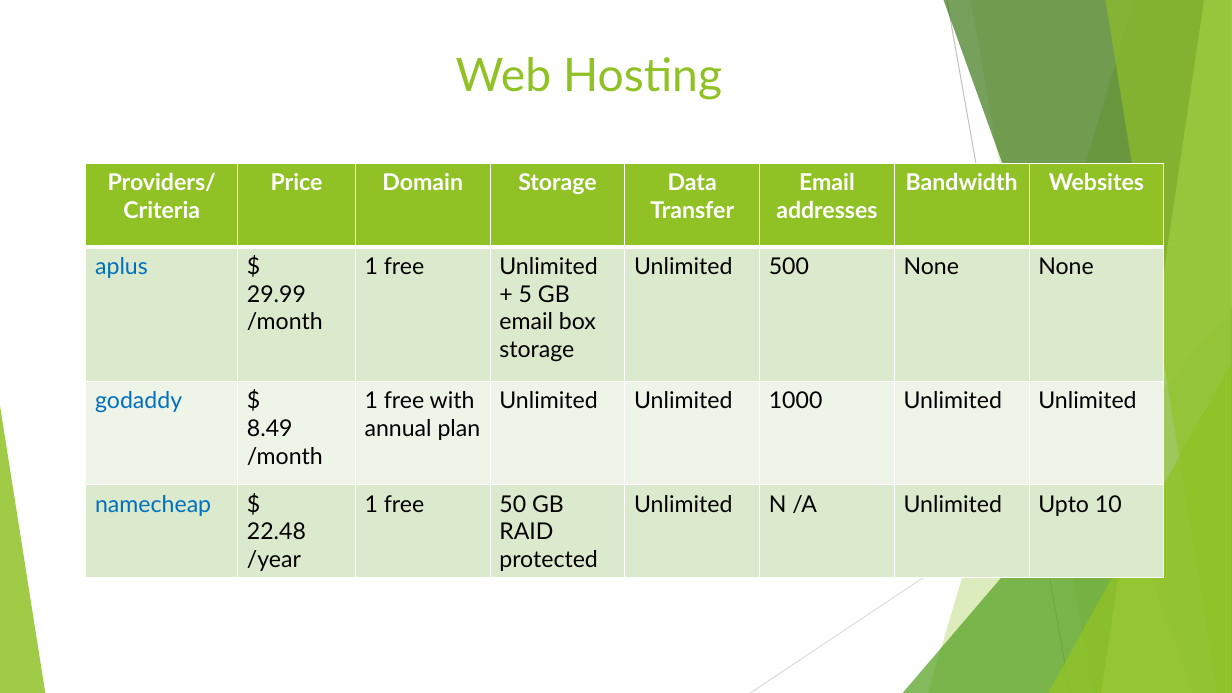
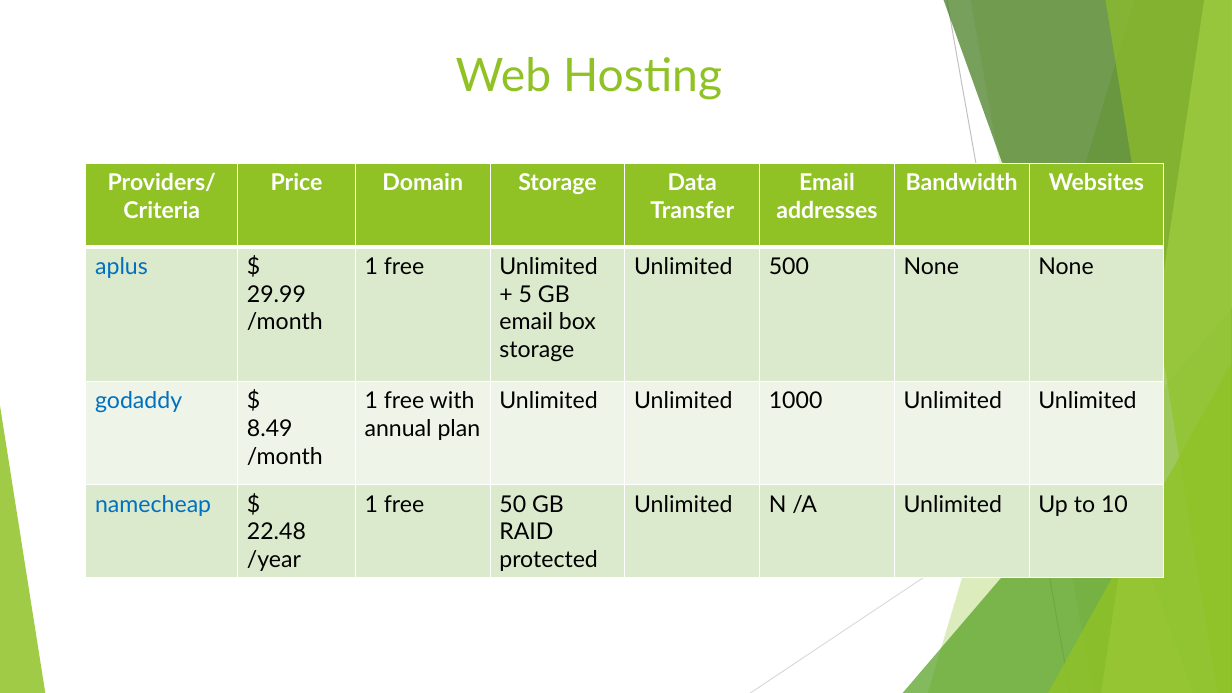
Before and after one commit to jvector-solutions/SAIT-OOSD-Team5, a slide deck: slide 12 of presentation/ECommerce presentation.pptx (slide 6 before the commit). Drawn at 1232x693 pixels with LibreOffice and Linux fonts; fonts in the diff are those of the drawing. Boxes give left, top, right and bottom in pixels: in the first picture for what was removed or moved away, otherwise in the second. Text is boxed around its words. In the diff, an @@ line names an element or a change of style, - is before the commit and + after.

```diff
--- a/presentation/ECommerce presentation.pptx
+++ b/presentation/ECommerce presentation.pptx
@@ table at (86, 164, 1165, 575) @@
-row 4, column 8: Upto 10
+row 4, column 8: Up to 10
```
Also in this commit, not shown: 4 other slides changed, 6 slides added, 1 slide removed.
